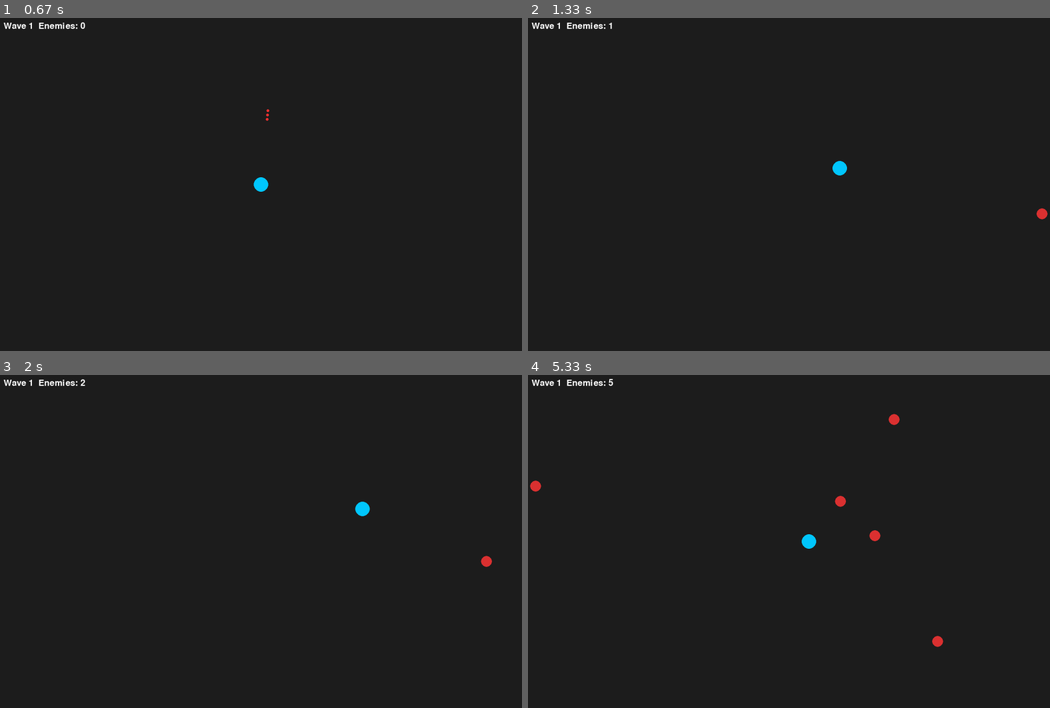
Above: before the commit, frames 1-4 (two rows, left to right).
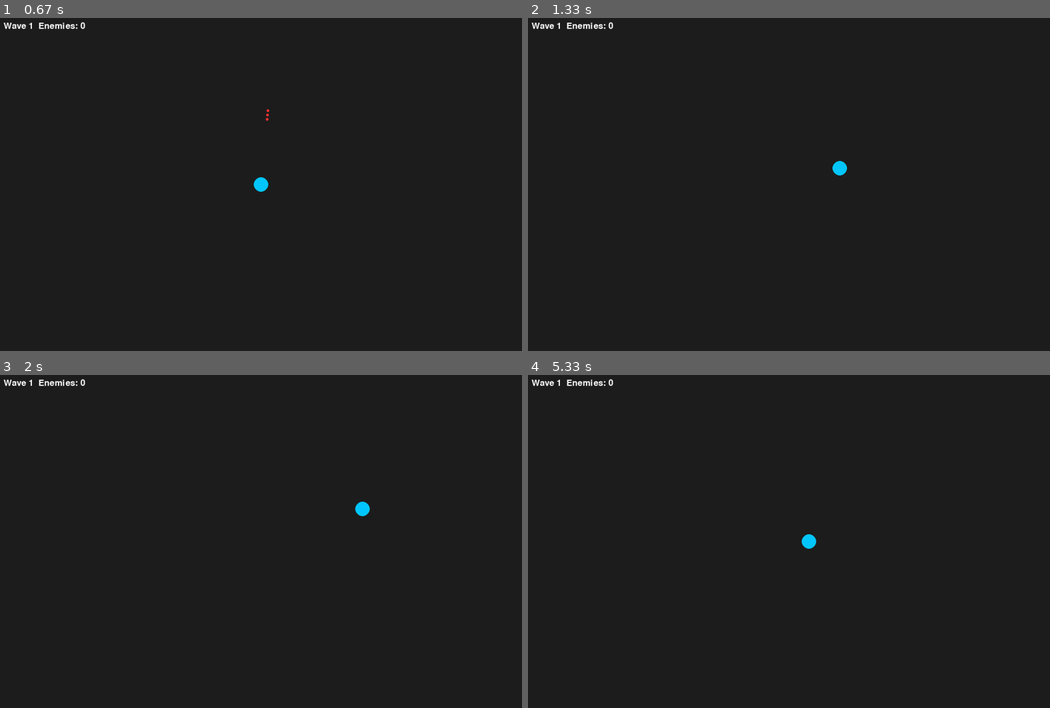
Above: after the commit, the same moments.

Repository: heroa028/Pygame_Fordypning
Game: pygame game, started from Kode/hoved.py
The game is run twice, just before and just after one commit, with the same random seed, the same clock (stepped at 60 frames per second) and the same inputs.
Inputs (mouse positions are in pixels of both pictures, inside the frame that each line leads up to):
- Up to frame 1 (0.67 s): click "Play" at 0.38 s
- Up to frame 2 (1.33 s): hold D 0.67-1.13 s; move the mouse to (768, 197) at 0.7 s; hold W from 1.17 s (still down)
- Up to frame 3 (2 s): release W at 1.47 s; hold D 1.5-1.97 s
- Up to frame 4 (5.33 s): hold A 2-2.53 s; hold S 2.57-2.87 s; hold A 2.9-3.3 s; hold W 3.33-3.7 s; hold D 3.73-4.37 s; hold S 4.4-4.77 s; hold A 4.8-5.27 s; hold D from 5.3 s (still down)

Frame 1 is identical in both runs. In frame 2, less than 0.1% of the frame differs, in the area x 15-100%, y 1-61%; in frame 3, less than 0.1%; in frame 4, 0.3%, in the area x 0-80%, y 1-82%.

Commit message:
La til full kommentarer på hele koden. Har prøvd å forstå mesteparten av koden mens jeg har skrevet de også.

Diff:
--- a/Kode/hoved.py
+++ b/Kode/hoved.py
@@ -11,7 +11,7 @@
 #Disse lager wdindowet på den satte resolusjonen, og setter caption og clock setter fpsen.
 WIDTH, HEIGHT = 1440, 920
 screen = pygame.display.set_mode((WIDTH, HEIGHT))
-pygame.display.set_caption("Shoot with Mouse og beveg wasd")
+pygame.display.set_caption("Leo må rapes")
 clock = pygame.time.Clock()
 
 # Colors¨
@@ -36,28 +36,30 @@
 
 
 # Player
-player_pos = [WIDTH // 2, HEIGHT // 2]
-player_radius = 20
-speed = 5
-player_x = WIDTH // 2
-player_y = HEIGHT // 2
+player_pos = [WIDTH // 2, HEIGHT // 2] #Dette er posisjonen spilleren spawner på
+player_radius = 20 #Radiusen til spilleren
+speed = 5 #Hvor mange piksler den beveger seg per frame
+player_x = WIDTH // 2 # x posisjonen
+player_y = HEIGHT // 2 # y posisjonen
 
 player = pygame.Rect(WIDTH // 2, HEIGHT // 2, player_radius * 2 , player_radius * 2)
 
 # Bullets list
 bullets = []
-bullet_speed = 12
-bullet_radius = 4
+bullet_speed = 12 # pixler hver frame
+bullet_radius = 4 # radiusen på kulen
 
 # Variables
 Meny = True
 
 # Button class
+ # Lagrer tekst og lager en rect for område til MENYEN
 class Button:
     def __init__(self, text, x, y, w, h):
         self.text = text
         self.rect = pygame.Rect(x, y, w, h)
 
+# lager knappene, gjør de lilla men blå på "Hover"
     def draw(self, surface):
         color = HOVER_COLOR if self.rect.collidepoint(pygame.mouse.get_pos()) else BUTTON_COLOR
         pygame.draw.rect(surface, color, self.rect)
@@ -67,21 +69,21 @@
         text_rect = text_surf.get_rect(center=self.rect.center)
         surface.blit(text_surf, text_rect)
 
+# Gjør den True hvis man venstre klikker mens man er over knappen
     def clicked(self, event):
         return (
             event.type == pygame.MOUSEBUTTONDOWN
             and event.button == 1
             and self.rect.collidepoint(event.pos)
         )
-
+# Her velger den en random del av kanten til skjermen. hver fiende/enemy har x og y verdi, radius og speed.
 def spawn_enemy():
     side = random.choice(["top", "bottom", "left", "right"])
     if side == "top":    x, y = random.randint(0, WIDTH), -20
     if side == "bottom": x, y = random.randint(0, WIDTH), HEIGHT + 20
     if side == "left":   x, y = -20, random.randint(0, HEIGHT)
     if side == "right":  x, y = WIDTH + 20, random.randint(0, HEIGHT)
-    enemies.append({"x": float(x), "y": float(y), "radius": 15, "speed": 2})
-
+    # Denne kjører hver eneste frame og hvis det forsatt er noen fiender som må spawne så teller den hvor mange frames mellom hver spawn. den sjekker også om "Waven" er ferdig og hvis den er det lager den en ny kø med flere fiender for neste "wave"
 def wave_update():
     global enemies_to_spawn, spawn_timer, wave
     if enemies_to_spawn > 0:
@@ -94,7 +96,7 @@
         wave += 1
         enemies_to_spawn = 5 + wave * 3
 
-# Flytter hver fiende mot spillerens posisjon
+# Flytter hver fiende mot spillerens posisjon. Denne kjører også hver eneste frame.
 def update_enemies():
     for e in enemies:
         dx = player_pos[0] - e["x"]
@@ -105,11 +107,12 @@
             e["y"] += (dy / dist) * e["speed"]
 
 # Tegner hver fiende på skjermen
+# Denne går gjennom alle fiender og tegner en rød sirkel på posisjonen dems.
 def draw_enemies():
     for e in enemies:
         pygame.draw.circle(screen, (220, 50, 50), (int(e["x"]), int(e["y"])), e["radius"])
 
-# Create buttons
+# Denne lager knapper på forskjellige "Kordinater" på siden med ulik bredde og høyde. (y,x,bredde,høyde)
 buttons = [
     Button("Play", 600, 120, 300, 70),
     Button("Options", 600, 220, 300, 70),
@@ -117,8 +120,9 @@
 ]
 
 # Game loop
+# Her kjører alt på 60fps og alt som er under skjer hver eneste frame (60 ganger i sekundet)
 while True:
-
+# for event in pygame.event.get(): sjekker for ting som skjer i framen den sjekker. feks museknapp, keyboard, eller krysse ut vinduet.
     for event in pygame.event.get():
         if event.type == pygame.QUIT:
             pygame.quit()
@@ -150,6 +154,7 @@
 
 
     # Keybinds
+    # Sier seg selv litt men endrer x/y verdien når man klikker en viss tast
         keys = pygame.key.get_pressed()
         if keys[pygame.K_w]:
                 player_y -= speed
@@ -160,30 +165,31 @@
         if keys[pygame.K_a]:
                 player_x -= speed
     # Move bullets
+    # Denne beveger kulene i riktig retining og sletter de når de forsvinner av skjermen.
     for bullet in bullets[:]:
         bullet["pos"][0] += bullet["dir"][0] * bullet_speed
         bullet["pos"][1] += bullet["dir"][1] * bullet_speed
 
-        # Remove bullets off-screen
+        # fjerner kulene når de forsvinner av skjermen
         if (bullet["pos"][0] < 0 or bullet["pos"][0] > WIDTH or
             bullet["pos"][1] < 0 or bullet["pos"][1] > HEIGHT):
             bullets.remove(bullet)
 
-    wave_update()
+    wave_update()    # håndterer "spawningen" og "wave" systemet
     update_enemies()  # Oppdaterer posisjonen til alle fiender
 
     # Draw
-    screen.fill(BG)
+    screen.fill(BG) # lager bakgrunnen med fargen (BG)
     if Meny:
         for button in buttons:
-            button.draw(screen)
+            button.draw(screen) # Lager meny knappene
 
     # Player
     if Meny == False:
-        pygame.draw.circle(screen, PLAYER_COLOR, player_pos, player_radius)
+        pygame.draw.circle(screen, PLAYER_COLOR, player_pos, player_radius) # Tegner spilleren
         draw_enemies()  # Tegner alle fiender
         #Enemies
-        font = pygame.font.SysFont(None, 36)
+        font = pygame.font.SysFont(None, 36) # tegner teksten for hvilken wave det er / hvor mange fiender det er
         screen.blit(font.render(f"Wave {wave}  Enemies: {len(enemies)}", True, (255,255,255)), (10, 10))
 
      # Keep square on screen
